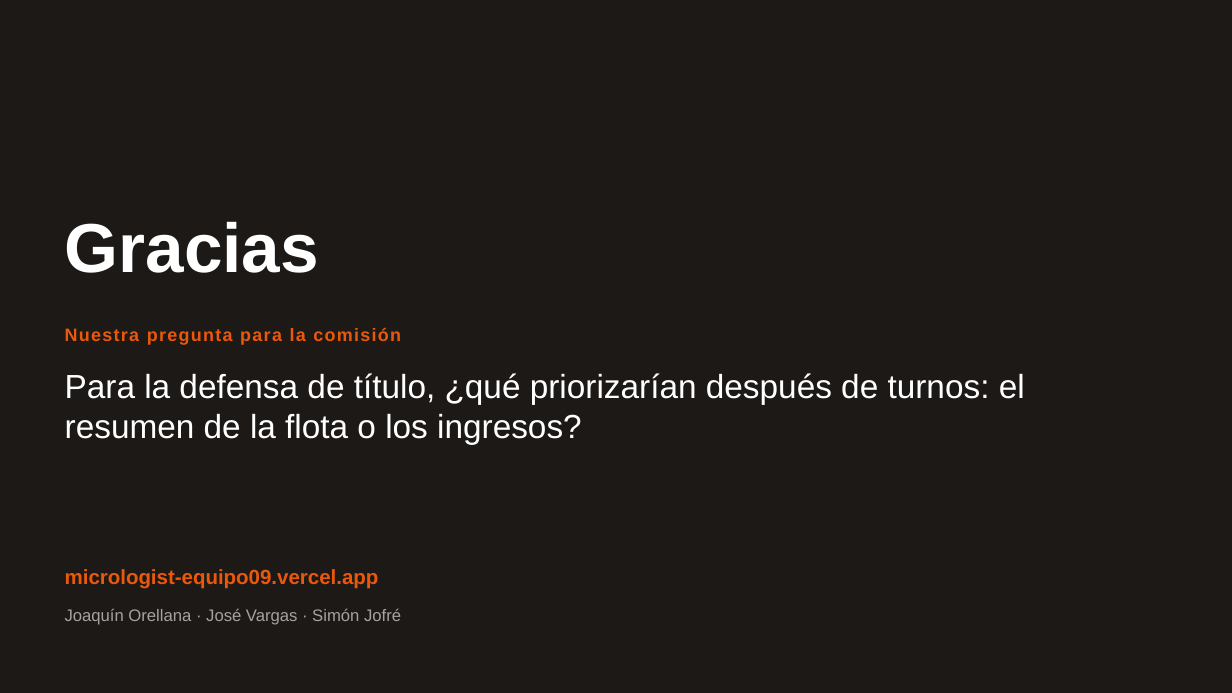
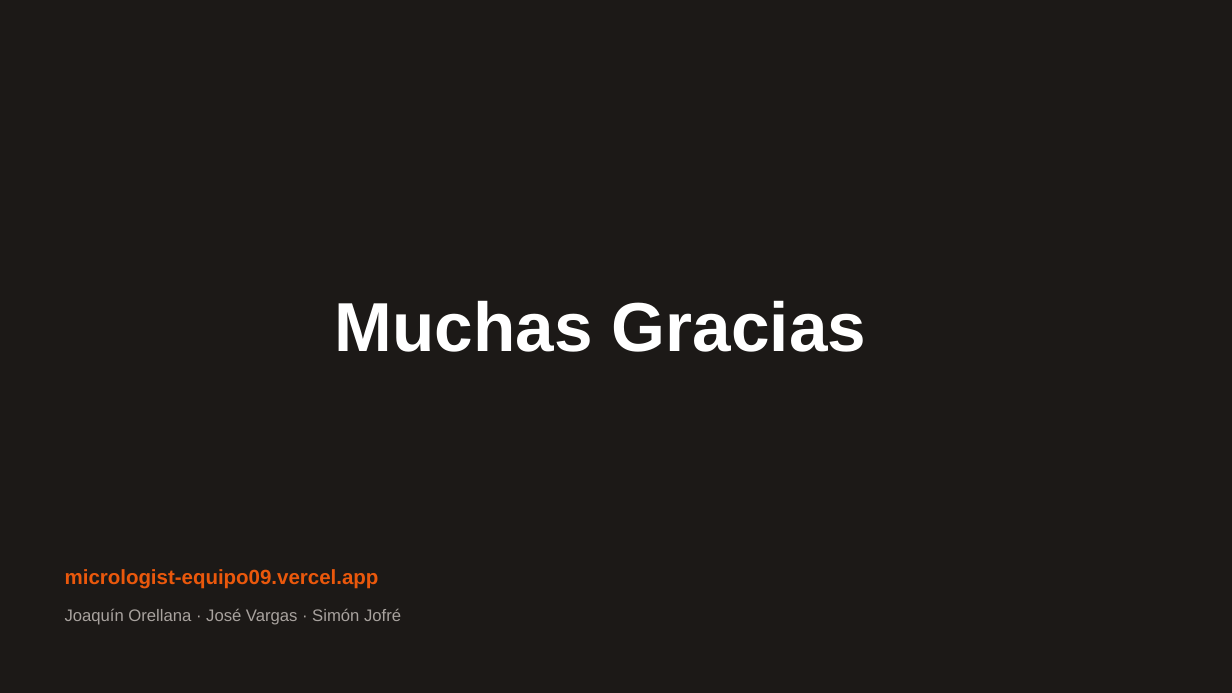
Before and after one commit to josemarcelovg/capstone-2026-002D-equipo09, a slide deck: slide 13 of Fase 2/Evidencias Grupales/Presentación Proyecto.pptx. Drawn at 1232x693 pixels with LibreOffice and Linux fonts; fonts in the diff are those of the drawing. Boxes give left, top, right and bottom in pixels: in the first picture for what was removed or moved away, otherwise in the second. Text is boxed around its words. In the diff, an @@ line names an element or a change of style, - is before the commit and + after.

Commit message:
Presentación final: cierre con «Muchas Gracias»

```diff
--- a/Fase 2/Evidencias Grupales/Presentación Proyecto.pptx
+++ b/Fase 2/Evidencias Grupales/Presentación Proyecto.pptx
@@ text removed at (65, 328, 401, 345) @@
-Nuestra pregunta para la comisión
@@ title at (335, 300, 866, 352): text changed @@
-Gracias
+Muchas Gracias
@@ text removed at (65, 373, 1025, 444) @@
-Para la defensa de título, ¿qué priorizarían después de turnos: el resumen de la flota o los ingresos?
```
Also in this commit, not shown: 1 other slide changed.
